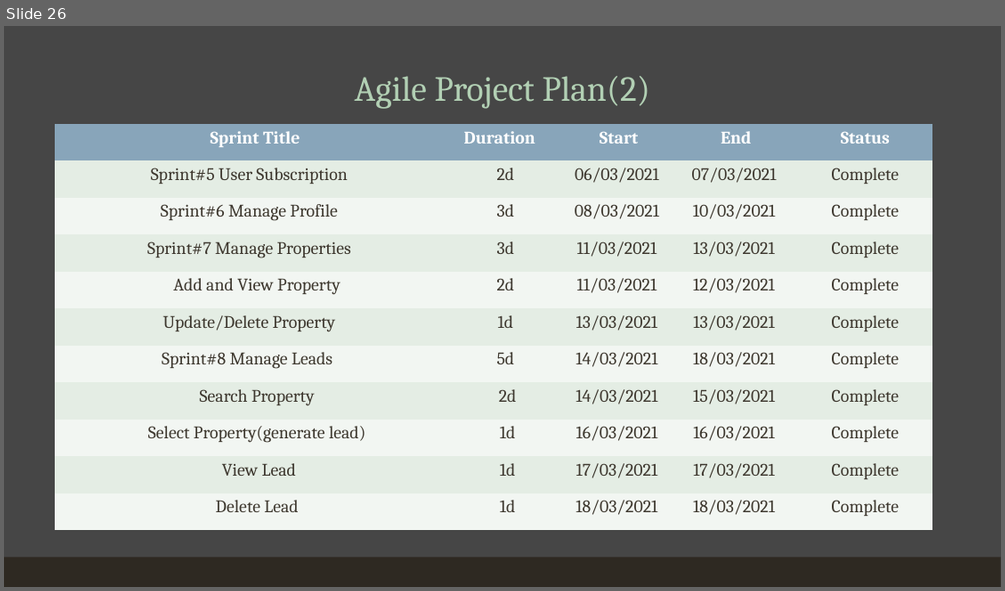
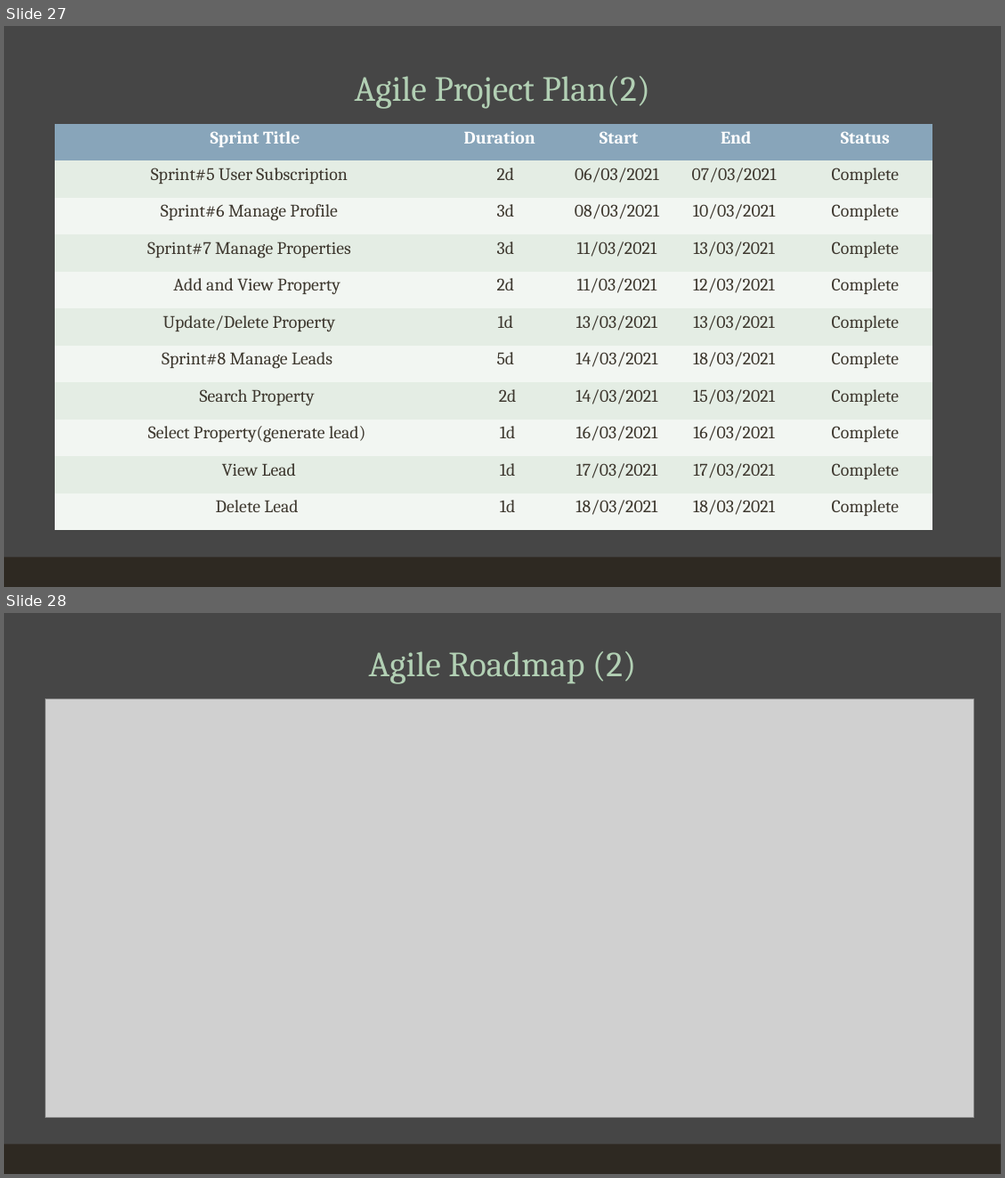
Before and after one commit to Sud98-dey/Laravel, a slide deck: UML/REMA.pptx. Shown one above the other, each under a label of ours: slide 26 before the commit, slides 27 and 28 after it. The pictures are 1005x591 and 1005x1178 pixels, drawn with LibreOffice and Linux fonts; fonts in the diff are those of the drawing; grey boxes stand for pictures. Boxes give left, top, right and bottom in pixels: in the first picture for what was removed or moved away, otherwise in the second. Text is boxed around its words. In the diff, an @@ line names an element or a change of style, - is before the commit and + after.

```diff
--- a/UML/REMA.pptx
+++ b/UML/REMA.pptx
@@ slide 28 added at bbox=[4, 613, 1001, 1174], background #262626 at 85% opacity; not listed: 1 template element that a slide beside it also shows @@
@@ title added at bbox=[369, 651, 636, 684], 34 pt, text #B2D0B4 @@
+Agile Roadmap (2)
@@ picture added at bbox=[46, 699, 974, 1117] @@
@@ what was slide 26 is now slide 27 @@
```
Also in this commit, not shown: 2 slides changed, 2 other slides added, 8 other files.
